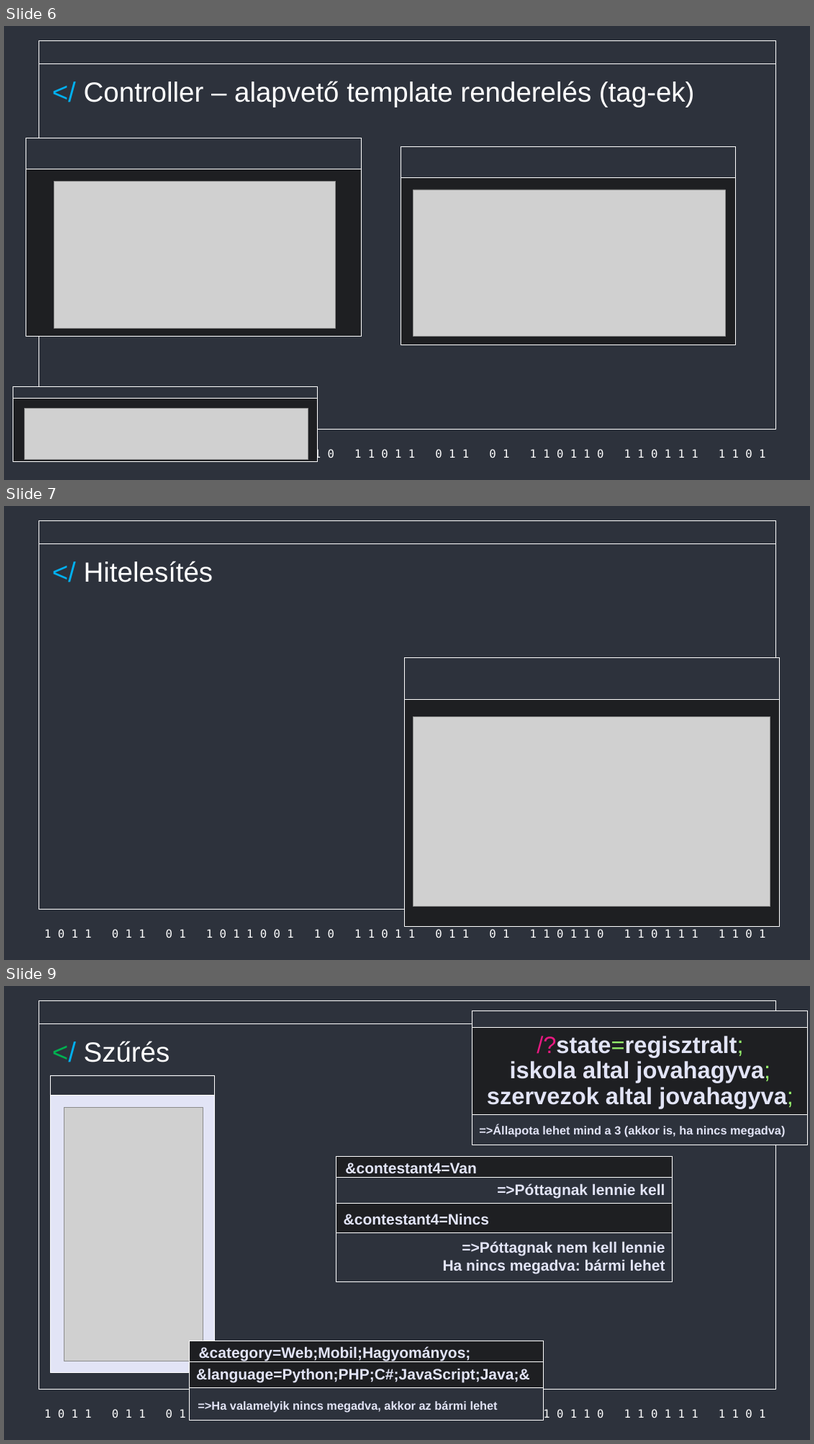
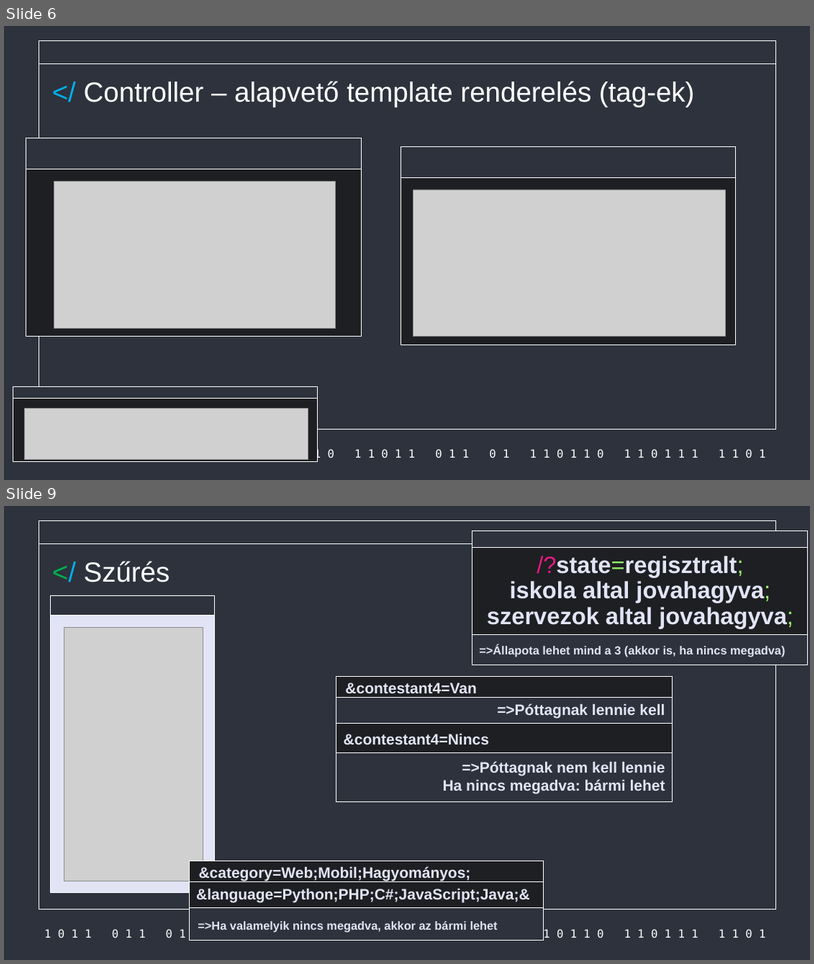
Before and after one commit to Acsilaa/dusza2024-25, a slide deck: Hell yeah ppt.pptx. Shown one above the other, each under a label of ours: slides 6, 7 and 9 before the commit, slides 6 and 9 after it; the slides between them are not shown. The pictures are 814x1444 and 814x964 pixels, drawn with LibreOffice and Linux fonts; fonts in the diff are those of the drawing; grey boxes stand for pictures. Boxes give left, top, right and bottom in pixels: in the first picture for what was removed or moved away, otherwise in the second. Text is boxed around its words. In the diff, an @@ line names an element or a change of style, - is before the commit and + after.

```diff
--- a/Hell yeah ppt.pptx
+++ b/Hell yeah ppt.pptx
@@ slide 7 removed at [4,506,810,960], background #2D323C; not listed: 3 template elements that a slide beside it also shows @@
@@ text removed at [84,561,214,582] @@
-</ Hitelesítés
@@ rectangle removed at [405,657,780,926] @@
@@ rectangle removed at [405,657,780,699] @@
@@ picture removed at [414,717,771,906] @@
```
Also in this commit, not shown: 2 slides changed, 1 slide added, 1 other file.
